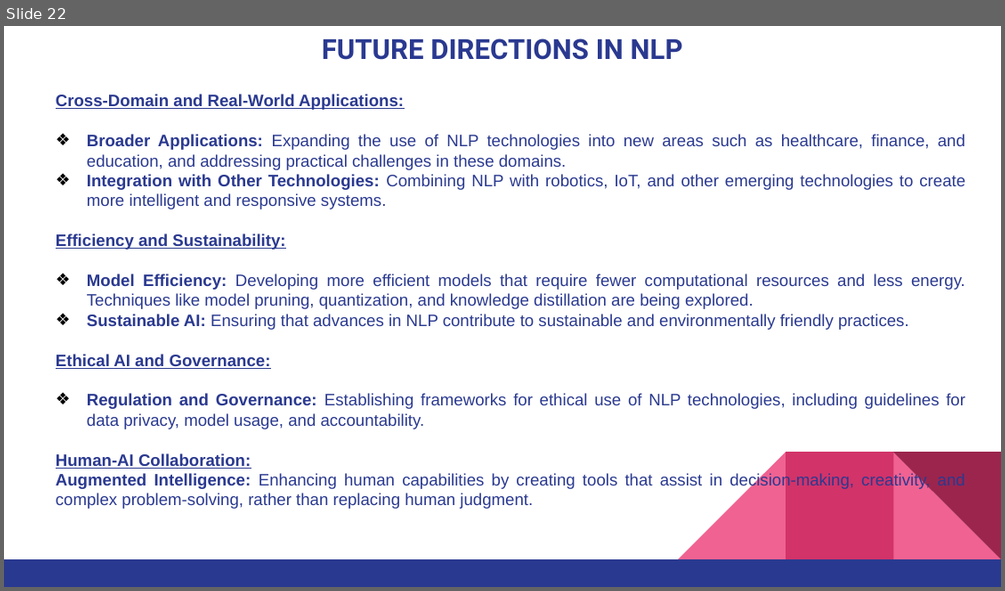
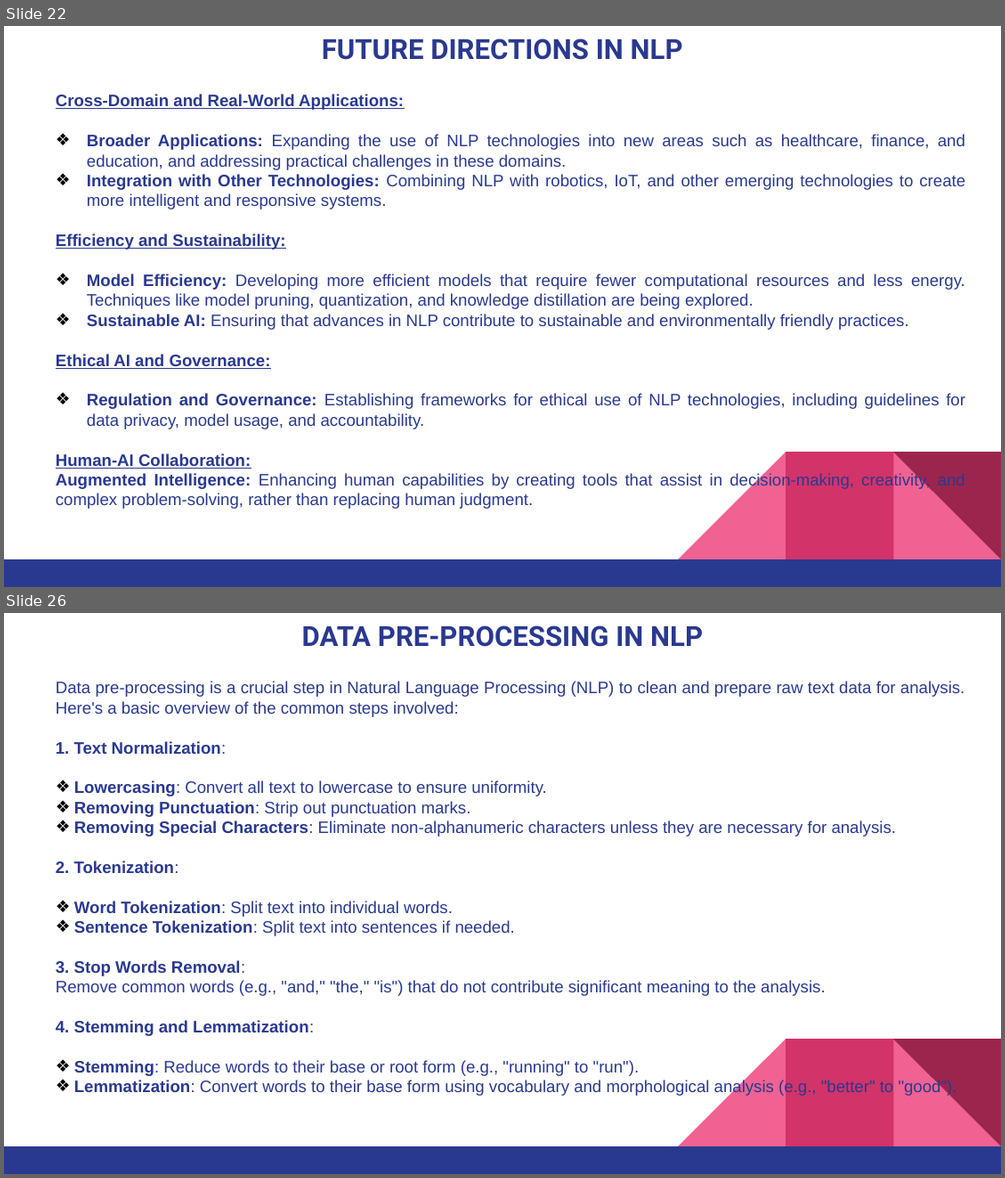
Before and after one commit to pnytrainingrepo/artificial-intelligence, a slide deck: AI-NLP.pptx. Shown one above the other, each under a label of ours: slide 22 before the commit, slides 22 and 26 after it; the slides between them are not shown. The pictures are 1005x591 and 1005x1178 pixels, drawn with LibreOffice and Linux fonts; fonts in the diff are those of the drawing. Boxes give left, top, right and bottom in pixels: in the first picture for what was removed or moved away, otherwise in the second. Text is boxed around its words. In the diff, an @@ line names an element or a change of style, - is before the commit and + after.

```diff
--- a/AI-NLP.pptx
+++ b/AI-NLP.pptx
@@ slide 26 added at [4, 613, 1001, 1174], background #FFFFFF; not listed: 5 template elements that a slide beside it also shows @@
@@ title added at [302, 625, 703, 647], 20 pt, text #2A3990, bold @@
+DATA PRE-PROCESSING IN NLP
@@ text added at [56, 681, 964, 1096], 12 pt, text #2A3990 @@
+Data pre-processing is a crucial step in Natural Language Processing (NLP) to clean and prepare raw text data for analysis. Here's a basic overview of the common steps involved:
+1. Text Normalization:
+❖ Lowercasing: Convert all text to lowercase to ensure uniformity.
+❖ Removing Punctuation: Strip out punctuation marks.
+❖ Removing Special Characters: Eliminate non-alphanumeric characters unless they are necessary for analysis.
+2. Tokenization:
+❖ Word Tokenization: Split text into individual words.
+❖ Sentence Tokenization: Split text into sentences if needed.
+3. Stop Words Removal:
+Remove common words (e.g., "and," "the," "is") that do not contribute significant meaning to the analysis.
+4. Stemming and Lemmatization:
+❖ Stemming: Reduce words to their base or root form (e.g., "running" to "run").
+❖ Lemmatization: Convert words to their base form using vocabulary and morphological analysis (e.g., "better" to "good").
```
Also in this commit, not shown: 5 other slides added, 12 other files.
